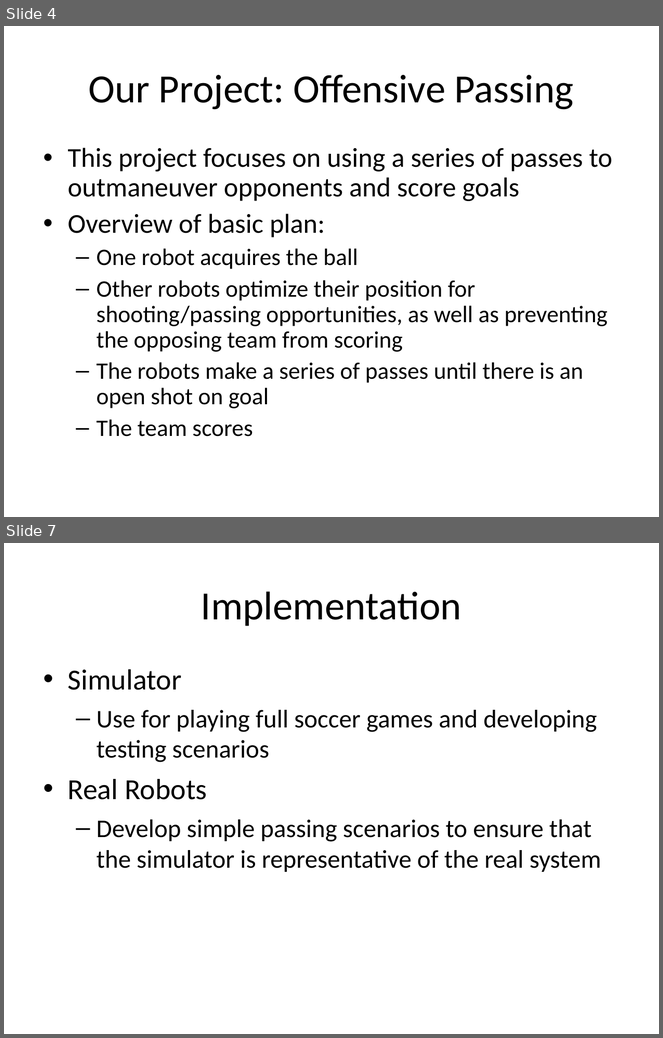
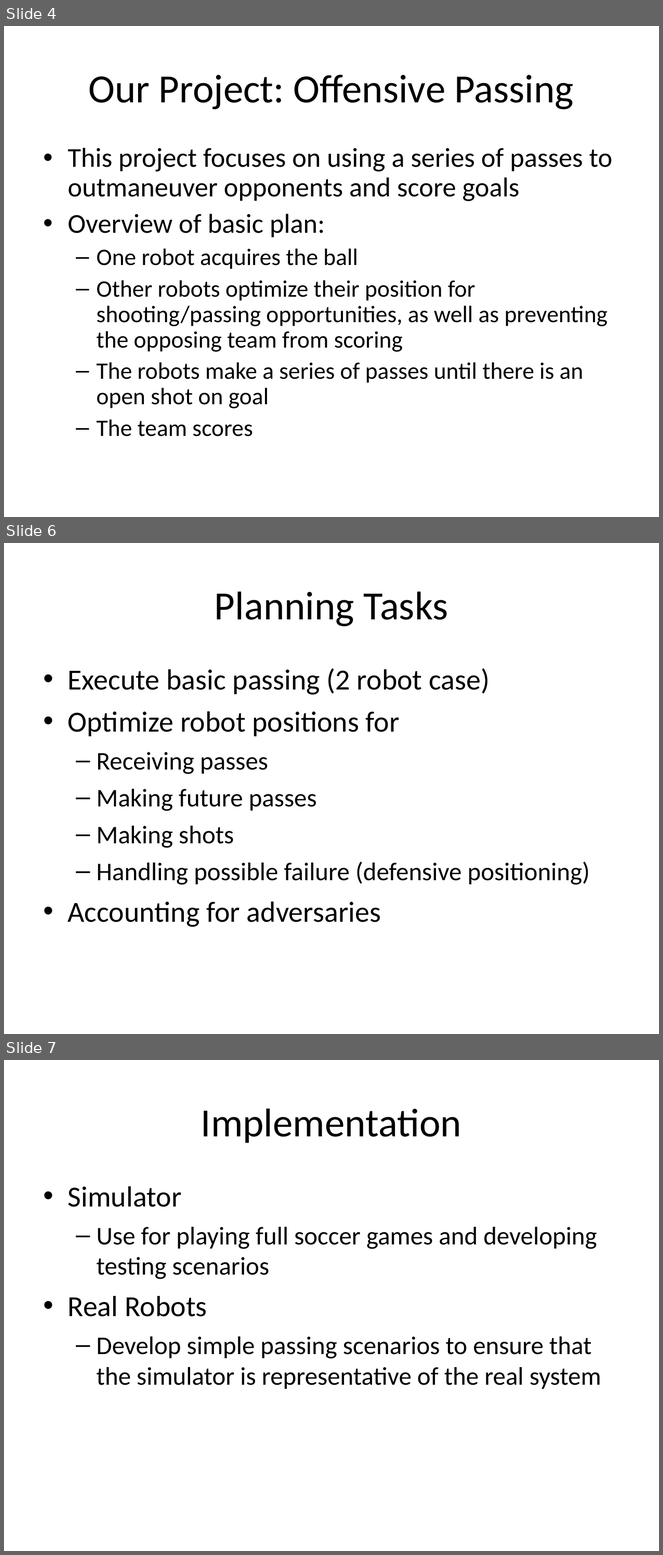
Before and after one commit to oarslan3/gt-cs-rip-projects, a slide deck: final/ProposalPresentation.ppt. Shown one above the other, each under a label of ours: slides 4 and 7 before the commit, slides 4, 6 and 7 after it; the slides between them are not shown. The pictures are 663x1038 and 663x1555 pixels, drawn with LibreOffice and Linux fonts; fonts in the diff are those of the drawing. Boxes give left, top, right and bottom in pixels: in the first picture for what was removed or moved away, otherwise in the second. Text is boxed around its words. In the diff, an @@ line names an element or a change of style, - is before the commit and + after.

```diff
--- a/final/ProposalPresentation.ppt
+++ b/final/ProposalPresentation.ppt
@@ slide 6 added at [4,543,659,1034], background #FFFFFF @@
@@ title added at [215,591,449,627], 44 pt, text #000000 @@
+Planning Tasks
@@ text added at [68,668,590,927], 28 pt, text #000000 @@
+• Execute basic passing (2 robot case)
+• Optimize robot positions for
+  – Receiving passes
+  – Making future passes
+  – Making shots
+  – Handling possible failure (defensive positioning)
+• Accounting for adversaries
```
Also in this commit, not shown: 4 slides changed, 1 other slide added, 2 slides removed.
